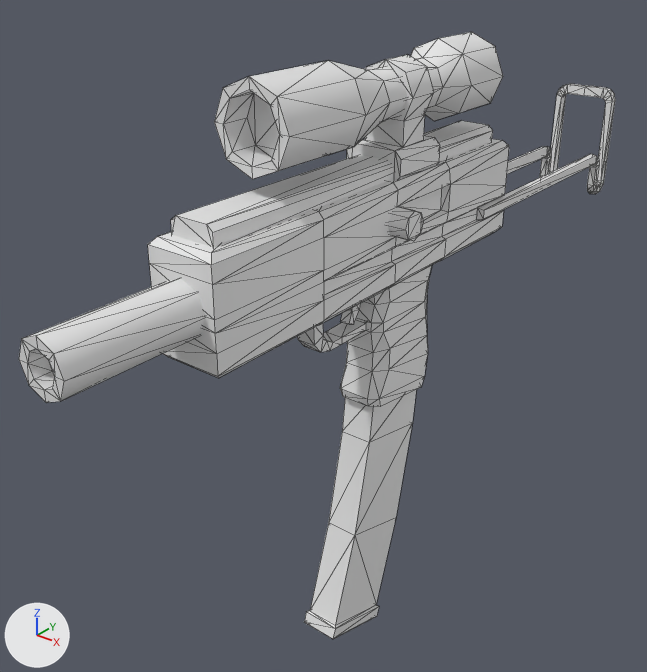
The glTF model boomer-shooter/content/models/weapon_smg.glb: old version first, new version second.
Camera for both pictures: a camera (50 mm lens) standing at (1.64, -2.45, 0.95) and looking at (-0.22, -0.12, -0.49). The lights are fixed; the arrows at lower left show +X, +Y and +Z. The first picture is the older version. Mesh edges are drawn as thin lines. Vertices at exactly the same position are counted once.

In view in the first picture: 'SMG'.
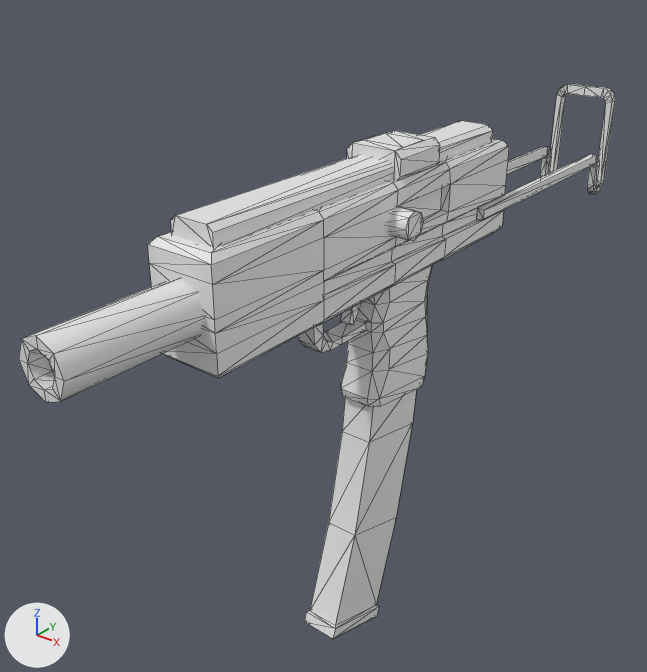
The newer file is also rescaled (x0.175) as a whole; pictures and numbers use the older file's frame.

Pixel boxes [x1, y1, x2, y2] of what changed, in the pictures (647 x 672 px):
```json
{"object": "SMG", "change": "reshaped", "before": [19, 32, 615, 639], "after": [19, 84, 615, 639], "on screen": "9% shorter"}
{"part": 1, "of": "me_cube_022", "change": "deleted", "before": [214, 32, 503, 179]}
{"part": 2, "of": "me_cube_022", "change": "cut back", "before": [365, 55, 434, 147], "after": [366, 134, 422, 147]}
```

Scene script edits in JSON lines:
```json
{"block": "me_cube_022", "where": "# used by ob_smg; location = (0.0, 0.0, 0.0)"}
{"op": "remove", "block": "me_cube_022", "code": "me_cube_022.from_pydata(...)  # 538 vertices, 1002 faces; spans x -0.14..0.19, y -1.43..1.5, z -1.66..0.54"}
{"op": "add", "block": "me_cube_022", "code": "me_cube_022.from_pydata(...)  # 444 vertices, 818 faces; spans x -0.13..0.19, y -1.43..1.5, z -1.66..0.25"}
{"block": "me_cube_022", "change": "me_cube_022 part 1: the loose piece of 80 vertices spanning x -0.14..0.14, y -0.71..0.42, z 0.27..0.54 is deleted"}
{"block": "me_cube_022", "change": "me_cube_022 part 2"}
{"block": "me_cube_022", "change": "14 vertices are removed from x -0.11..0.11, y -0.09..0.03, z 0.33..0.51"}
{"block": "me_cube_022", "change": "30 faces are deleted"}
{"block": "me_cube_022", "change": "2 new faces join them"}
```
